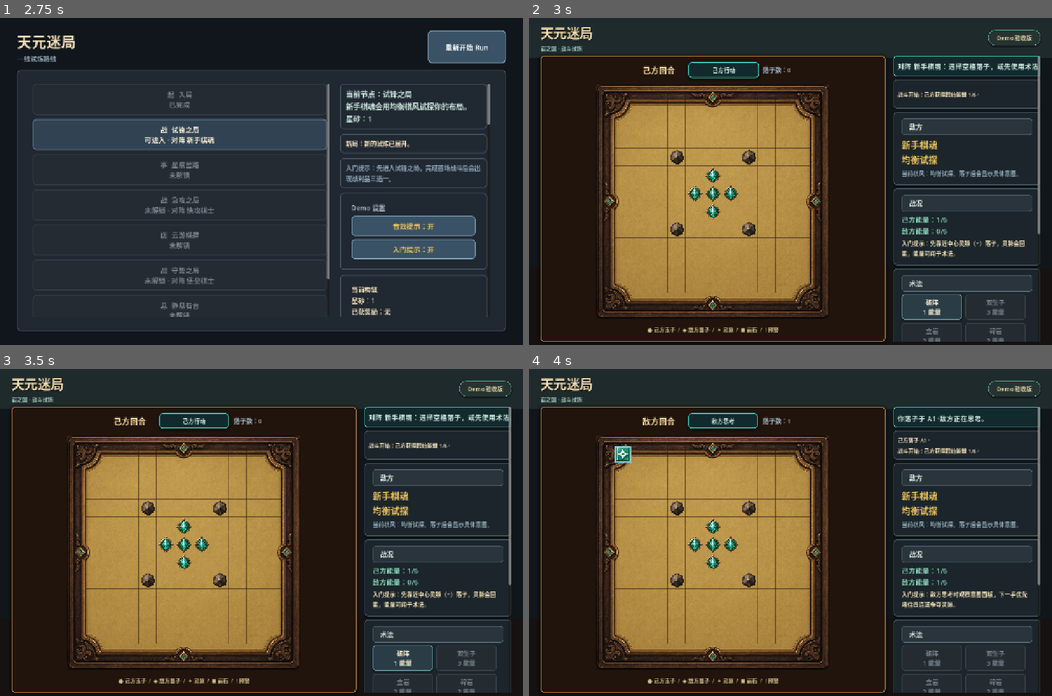
Above: before the commit, frames 1-4 (two rows, left to right).
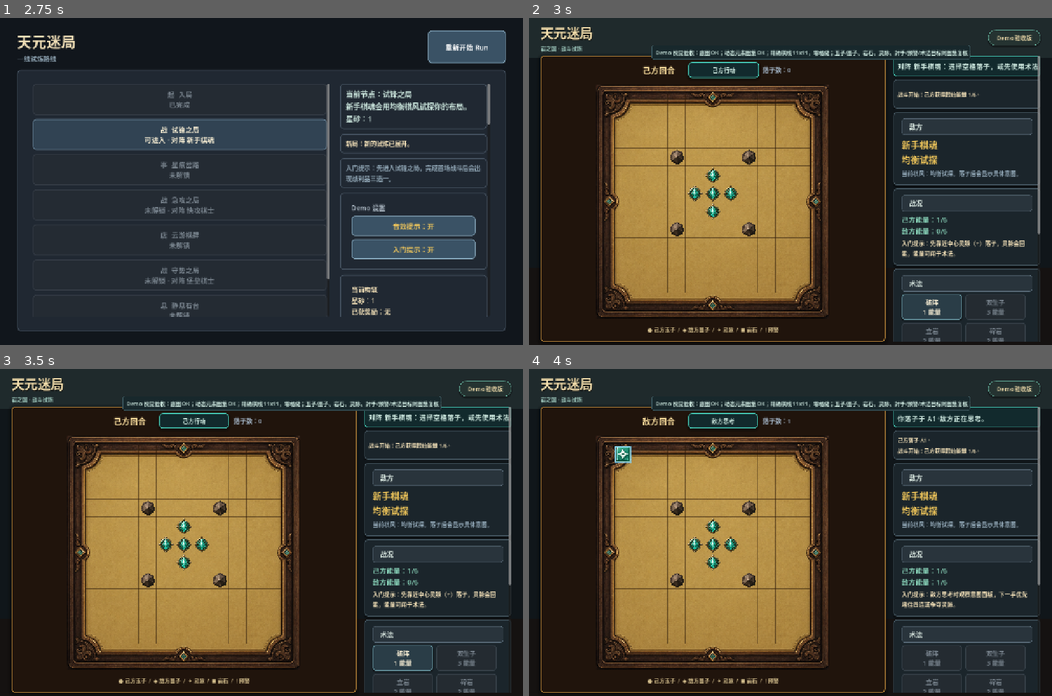
Above: after the commit, the same moments.

Repository: eason522/game
Game: Godot game, scene res://scenes/ui/MainMenu.tscn
Two runs of this game, one before a commit and one after it. Both use one fixed random seed, a clock stepped at 60 frames per second and the inputs below.
Inputs (mouse positions are in pixels of both pictures, inside the frame that each line leads up to):
- Up to frame 1 (2.75 s): click "新的 Run" at 0.5 s; click "重新开始 Run" at 1.25 s; click "重新开始 Run" at 2 s
- Up to frame 2 (3 s): click "战 试锋之局 可进入 · 对阵 新手棋魂" at 2.75 s
- Up to frame 3 (3.5 s): no input
- Up to frame 4 (4 s): click (623, 454) at 3.52 s

Frame 1 is identical in both runs. In frame 2, 1.4% of the frame differs, in the area x 23-85%, y 8-13%; in frame 3, 1.4%; in frame 4, 1.4%.

Commit message:
推进战斗视觉验收浮层
战斗场景顶部新增 Demo 视觉验收条，显示生图底图、动态元素图集、11x11 零格缝棋线、token 家族与 Boss 前 5 手观察状态。补充战斗反馈冒烟测试，并同步 README 与 DEVELOPMENT_PLAN.md。

Diff:
--- a/scripts/game/BattleScene.gd
+++ b/scripts/game/BattleScene.gd
@@ -52,6 +52,7 @@
 var move_count_label: Label
 var energy_label: Label
 var tutorial_hint_label: Label
+var demo_visual_acceptance_label: Label
 var enemy_profile_label: Label
 var enemy_intent_hint_label: Label
 var board_grid: GridContainer
@@ -349,6 +350,21 @@
 	result_banner_label.z_index = 10
 	add_child(result_banner_label)
 
+	demo_visual_acceptance_label = Label.new()
+	demo_visual_acceptance_label.set_anchors_preset(Control.PRESET_TOP_WIDE)
+	demo_visual_acceptance_label.offset_left = 300
+	demo_visual_acceptance_label.offset_top = 66
+	demo_visual_acceptance_label.offset_right = -200
+	demo_visual_acceptance_label.offset_bottom = 92
+	demo_visual_acceptance_label.vertical_alignment = VERTICAL_ALIGNMENT_CENTER
+	demo_visual_acceptance_label.autowrap_mode = TextServer.AUTOWRAP_OFF
+	demo_visual_acceptance_label.clip_text = true
+	demo_visual_acceptance_label.add_theme_font_size_override("font_size", 13)
+	demo_visual_acceptance_label.add_theme_color_override("font_color", Color("#cde8df"))
+	demo_visual_acceptance_label.add_theme_stylebox_override("normal", _make_panel_style(Color("#18282c"), Color("#4a6a72"), 1, 6, 2))
+	demo_visual_acceptance_label.z_index = 6
+	add_child(demo_visual_acceptance_label)
+
 	var board_panel := PanelContainer.new()
 	board_panel.add_theme_stylebox_override("panel", board_panel_style)
 	board_panel.custom_minimum_size = Vector2(690, 0)
@@ -1547,6 +1563,8 @@
 	if tutorial_hint_label != null:
 		tutorial_hint_label.visible = tutorial_hints_enabled
 		tutorial_hint_label.text = _battle_tutorial_hint() if tutorial_hints_enabled else ""
+	if demo_visual_acceptance_label != null:
+		demo_visual_acceptance_label.text = _demo_visual_acceptance_text()
 	enemy_profile_label.text = "%s\n%s" % [enemy_ai.get_profile_name(), enemy_ai.get_profile_intent()]
 	enemy_intent_hint_label.text = enemy_intent_hint
 
@@ -1588,6 +1606,19 @@
 		return "入门提示：能量足够时可先用术法制造威胁，再落子连线。"
 
 	return "入门提示：目标是连成五子；看到敌方四连时，优先封堵关键点。"
+
+
+func _demo_visual_acceptance_text() -> String:
+	var board_status := "底图 OK" if board_texture_rect != null and board_texture_rect.texture != null else "底图缺失"
+	var token_status := "动态元素图集 OK" if token_sheet_texture != null else "动态元素图集缺失"
+	var grid_status := "精确棋线 %dx%d，零格缝" % [BOARD_SIZE, BOARD_SIZE] if board_grid != null and board_grid.get_theme_constant("h_separation") == 0 and board_grid.get_theme_constant("v_separation") == 0 else "棋线/格缝待复核"
+	var boss_status := "Boss 前 5 手观察：开启" if _is_rock_boss_battle() else "Boss 前 5 手观察：非 Boss 可跳过"
+	return "Demo 视觉验收：%s；%s；%s；玉子/墨子、岩石、灵脉、封手/预警/术法目标同图集复核；%s。" % [
+		board_status,
+		token_status,
+		grid_status,
+		boss_status,
+	]
 
 
 func _boss_opening_observation_hint() -> String:
--- a/tests/battle_feedback_smoke.gd
+++ b/tests/battle_feedback_smoke.gd
@@ -144,11 +144,29 @@
 	elif not scene.tutorial_hint_label.text.contains("中心灵脉"):
 		failures.append("battle feedback: expected opening tutorial hint to mention center spirit cells")
 
+	if scene.demo_visual_acceptance_label == null:
+		failures.append("battle feedback: expected demo visual acceptance label to exist")
+	else:
+		if not scene.demo_visual_acceptance_label.text.contains("Demo 视觉验收"):
+			failures.append("battle feedback: expected visual acceptance line title")
+
+		if not scene.demo_visual_acceptance_label.text.contains("底图 OK") or not scene.demo_visual_acceptance_label.text.contains("动态元素图集 OK"):
+			failures.append("battle feedback: expected visual acceptance line to verify generated assets")
+
+		if not scene.demo_visual_acceptance_label.text.contains("精确棋线 11x11") or not scene.demo_visual_acceptance_label.text.contains("玉子/墨子"):
+			failures.append("battle feedback: expected visual acceptance line to summarize board and token checks")
+
+		if not scene.demo_visual_acceptance_label.text.contains("非 Boss 可跳过"):
+			failures.append("battle feedback: expected visual acceptance line to mark normal battles as non-boss")
+
 	scene.enemy_ai.set_profile(EnemyAI.PROFILE_ROCK_BOSS)
 	scene.move_count = 0
 	scene.current_turn = BoardState.PLAYER
 	scene.game_over = false
 	scene._refresh_info_labels()
+
+	if scene.demo_visual_acceptance_label == null or not scene.demo_visual_acceptance_label.text.contains("Boss 前 5 手观察：开启"):
+		failures.append("battle feedback: expected visual acceptance line to enable boss opening observation")
 
 	if scene.tutorial_hint_label == null or not scene.tutorial_hint_label.text.contains("Boss 前 5 手观察") or not scene.tutorial_hint_label.text.contains("岩阵"):
 		failures.append("battle feedback: expected rock boss opening hint to guide first-five-turn observation")
Not shown, changed: DEVELOPMENT_PLAN.md
Not shown, changed: README.md
